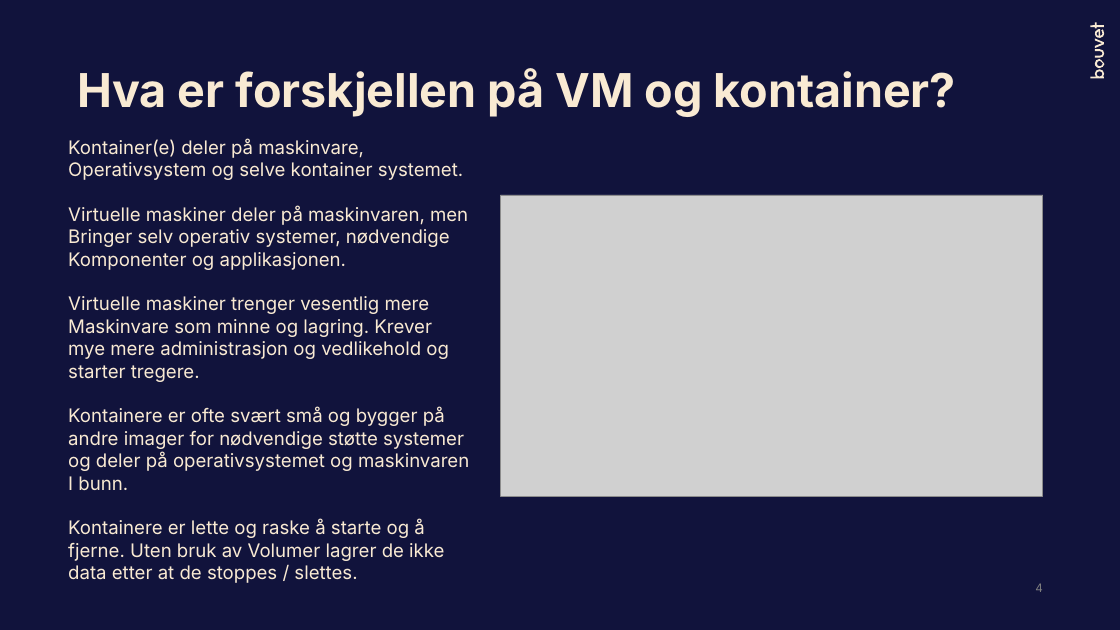
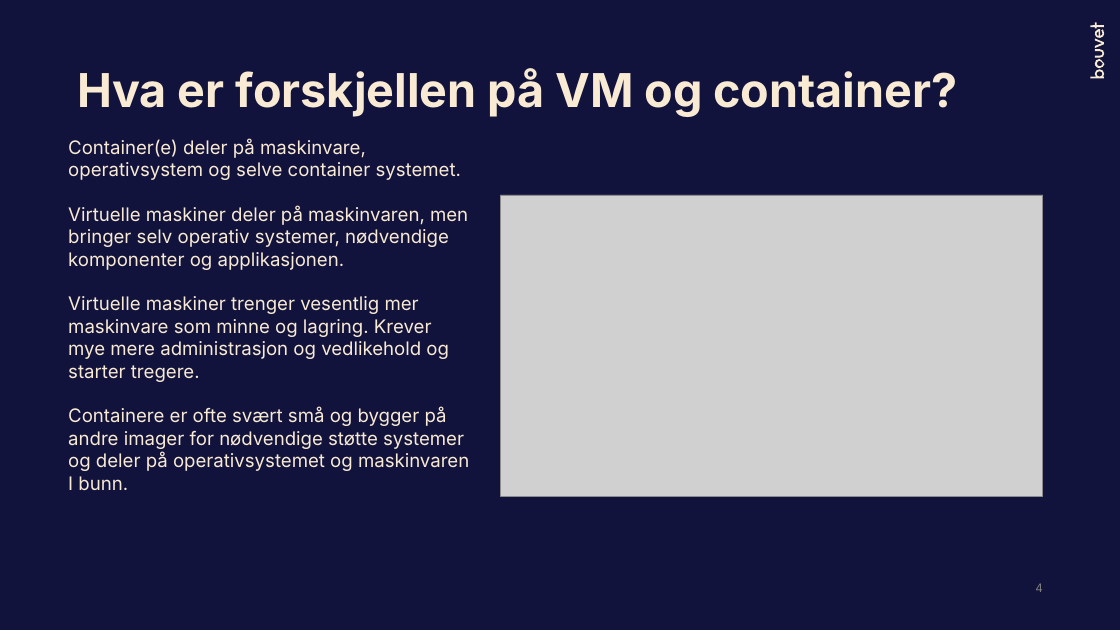
Before and after one commit to Bouvet-deler/container-workshop, a slide deck: slide 4 of part1/DockerWorkshop_Høsten2023.pptx. Drawn at 1120x630 pixels with LibreOffice and Linux fonts; fonts in the diff are those of the drawing; grey boxes stand for pictures. Boxes give left, top, right and bottom in pixels: in the first picture for what was removed or moved away, otherwise in the second. Text is boxed around its words. In the diff, an @@ line names an element or a change of style, - is before the commit and + after.

```diff
--- a/part1/DockerWorkshop_Høsten2023.pptx
+++ b/part1/DockerWorkshop_Høsten2023.pptx
@@ title at [77,68,958,117]: text changed @@
-Hva er forskjellen på VM og kontainer?
+Hva er forskjellen på VM og container?
@@ text at [68,138,461,180]: text changed @@
-Kontainer(e) deler på maskinvare,
-Operativsystem og selve kontainer systemet.
+Container(e) deler på maskinvare,
+operativsystem og selve container systemet.
@@ text at [68,229,449,337]: text changed @@
-Bringer selv operativ systemer, nødvendige
-Komponenter og applikasjonen.
-Virtuelle maskiner trenger vesentlig mere
-Maskinvare som minne og lagring. Krever
+bringer selv operativ systemer, nødvendige
+komponenter og applikasjonen.
+Virtuelle maskiner trenger vesentlig mer
+maskinvare som minne og lagring. Krever
@@ text at [68,407,447,426]: text changed @@
-Kontainere er ofte svært små og bygger på
+Containere er ofte svært små og bygger på
@@ text at [68,519,444,583]: paragraphs removed @@
-Kontainere er lette og raske å starte og å
-fjerne. Uten bruk av Volumer lagrer de ikke
-data etter at de stoppes / slettes.
```
Also in this commit, not shown: 19 other slides changed, 1 other file.
